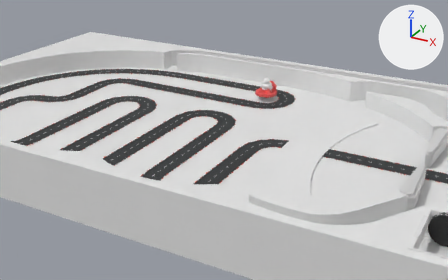
The Blender file assets/models/pinball_world_1.blend: old version first, new version second.
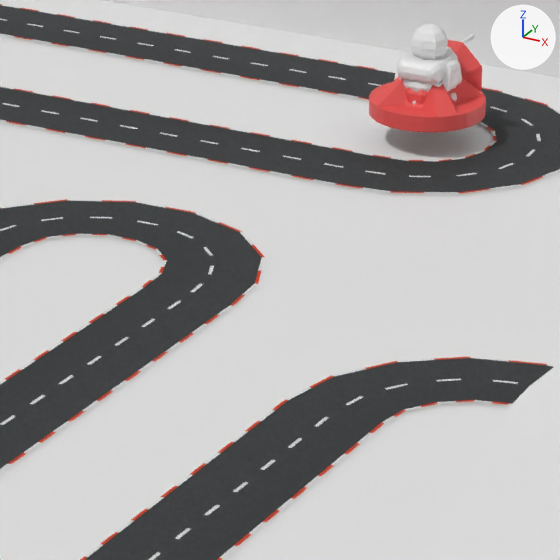
Each version is shown from a 50 mm camera at (1.157, -2.098, 0.947) aimed at (0.016, -0.022, -0.09), then close up on the part from 42% to 65% of the width and 26% to 63% of the height. Lighting does not change. The marker at upper right points along +X, +Y and +Z. Objects named as collision shapes, trigger or cutter boxes, shadow casters or lower levels of detail are left out.

Names of what the first close-up shows: 'road_mesh', 'tower_base', 'tower_mg_head', 'tower_microwave_top', 'tower_tesla_top', 'world_1', 'world_1_menu_glass'.
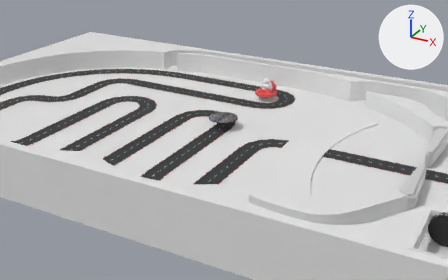
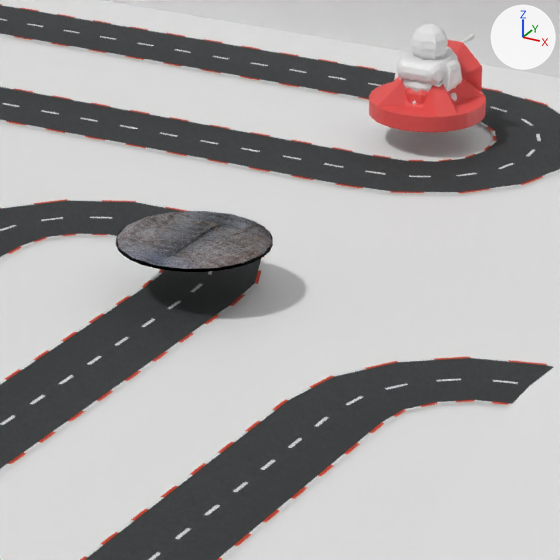
What changed in the scene script:
```text
Add img_foundation_lid_texture_png:
    img_foundation_lid_texture_png = load_image('foundation_lid_texture.png', '../textures/foundation_lid_texture.png', 300, 504, 'sRGB')
Add mat_foundation_ring_material:
    mat_foundation_ring_material = principled_material('foundation_ring_material')
    mat_foundation_ring_material.base_color = (0.0, 0.0, 0.0)  # black #000000
    mat_foundation_ring_material.metallic = 1.0
    mat_foundation_ring_material.roughness = 0.75
Add mat_foundation_lid_material:
    mat_foundation_lid_material = principled_material('foundation_lid_material')
    mat_foundation_lid_material.texture = img_foundation_lid_texture_png
    mat_foundation_lid_material.metallic = 1.0
    mat_foundation_lid_material.roughness = 0.75
Change me_foundation_lid_bottom:
    where me_foundation_lid_bottom.from_pydata(...)  # 102 vertices, 67 faces, 3 loose edges; spans x -0.06..0.0, y -0.06..0.06, z 0.0..0.0033
    add me_foundation_lid_bottom.materials.append(mat_foundation_lid_material)  # picture img_foundation_lid_texture_png
Change me_foundation_lid_top:
    where me_foundation_lid_top.from_pydata(...)  # 73 vertices, 66 faces; spans x 0.0..0.06, y -0.06..0.06, z 0.0..0.0033
    used by ob_foundation_lid_top; location = (-0.06, 0.0, -0.06)
    me_foundation_lid_top part 1: texture (UV) coordinates of 66 of 66 faces, centred in x 0.0028..0.06, y -0.0572..0.0572, z 0.0..0.0028, changed; they spanned u 0.0..1.0, v 0.5..1.0 and now span u 0.0..0.6, v 0.0..1.0
    add me_foundation_lid_top.materials.append(mat_foundation_lid_material)  # picture img_foundation_lid_texture_png
Change me_foundation_ring:
    where me_foundation_ring.from_pydata(...)  # 128 vertices, 98 faces; spans x -0.06..0.06, y -0.06..0.06, z -0.0022..0.0002
    add me_foundation_ring.materials.append(mat_foundation_ring_material)  # black #000000
Change ob_foundation_lid_bottom:
    ob_foundation_lid_bottom.location: (0.06, 0.0, -0.06) -> (0.06, 0.0, 0.0)
Change ob_foundation_lid_top:
    ob_foundation_lid_top.location: (-0.06, 0.0, -0.06) -> (-0.06, 0.0, 0.0)
Change ob_foundation_ring:
    ob_foundation_ring.location: (0.0, 0.0, -0.06) -> (0.0, 0.0, 0.0)
```

Changed parts and their boxes [x1, y1, x2, y2] in the close-ups (560 x 560 px):
'foundation_lid_bottom', recoloured, moved (not visible before): after [156, 214, 272, 269]
'foundation_lid_top', recoloured, surface changed, moved (not visible before): after [117, 211, 228, 265]
'foundation_ring', recoloured, moved (not visible before): after [116, 217, 273, 272]
